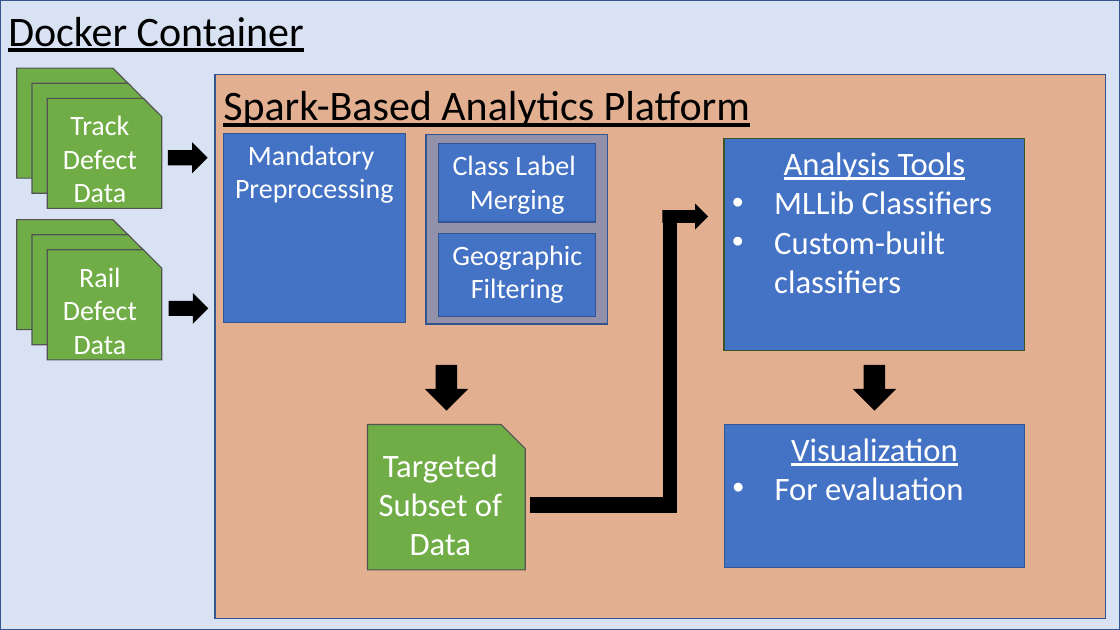
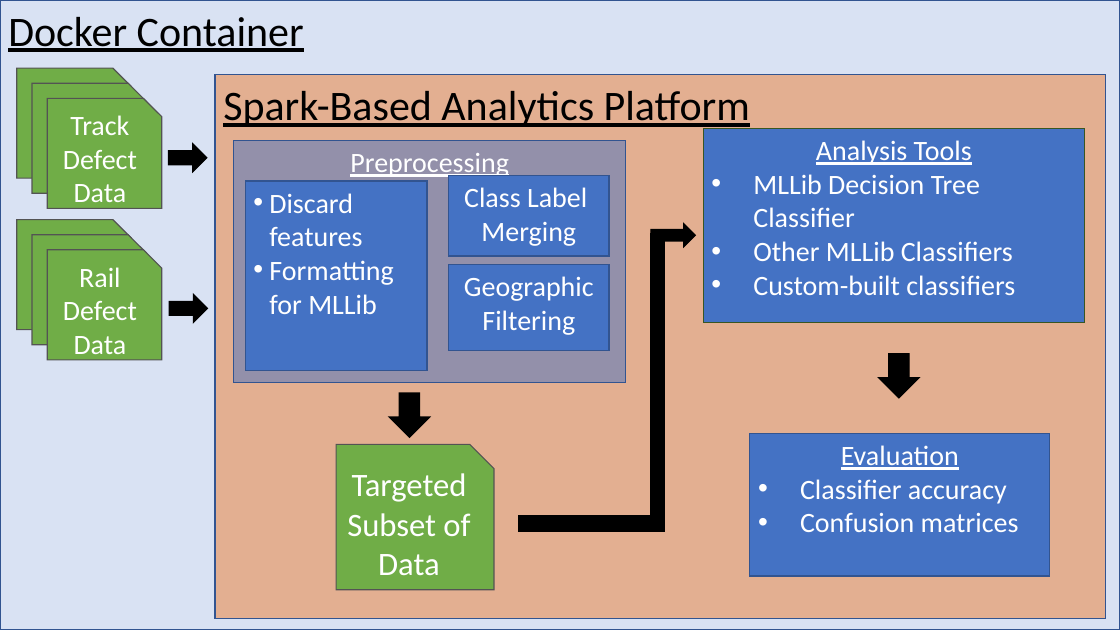
Before and after one commit to dchapp/rail_defect_analysis, a slide deck: slide 1 of extended_abstract/block_diagram.pptx. Drawn at 1120x630 pixels with LibreOffice and Linux fonts; fonts in the diff are those of the drawing. Boxes give left, top, right and bottom in pixels: in the first picture for what was removed or moved away, otherwise in the second. Text is boxed around its words. In the diff, an @@ line names an element or a change of style, - is before the commit and + after.

```diff
--- a/extended_abstract/block_diagram.pptx
+++ b/extended_abstract/block_diagram.pptx
@@ rectangle "Preprocessing": place and size @@
-rectangle "Preprocessing" at [223, 134, 406, 323]
+rectangle "Preprocessing" at [234, 140, 625, 382]
@@ rectangle "Preprocessing" at [234, 140, 625, 382]: fill #4472C4 to #4472C4 at 50% opacity @@
@@ rectangle removed at [426, 134, 608, 323] @@
@@ rectangle "Analysis Tools": place and size @@
-rectangle "Analysis Tools" at [724, 139, 1025, 351]
+rectangle "Analysis Tools" at [703, 129, 1085, 322]
@@ text in rectangle at [753, 140, 1015, 295]: size 28 to 24 pt in "Analysis Tools", "Custom-built classifiers" @@
@@ text in rectangle at [350, 153, 508, 179]: text changed @@
-Mandatory
-Preprocessing
+Preprocessing
@@ rectangle "Class Label Merging": place and size @@
-rectangle "Class Label Merging" at [439, 144, 596, 222]
+rectangle "Class Label Merging" at [449, 176, 609, 256]
@@ text in rectangle at [753, 174, 1013, 261]: text changed; size 28 to 24 pt @@
-• MLLib Classifiers
+• MLLib Decision Tree
+  Classifier
+• Other MLLib Classifiers
@@ rectangle added at [245, 181, 428, 371], fill #4472C4, outline #325491 1 pt, 24 pt, text #FFFFFF @@
+• Discard features
+• Formatting
+  for MLLib
@@ 2 rectangles, 1 right arrow: place and size @@
-2 rectangles, 1 right arrow at [530, 205, 707, 513]
+2 rectangles, 1 right arrow at [518, 223, 696, 531]
@@ rectangle "Geographic Filtering": place and size @@
-rectangle "Geographic Filtering" at [439, 234, 596, 317]
+rectangle "Geographic Filtering" at [449, 265, 609, 350]
@@ right arrow: place and size @@
-right arrow at [855, 365, 895, 410]
+right arrow at [879, 353, 920, 398]
@@ right arrow: place and size @@
-right arrow at [426, 365, 467, 410]
+right arrow at [389, 393, 430, 437]
@@ snip rect "Targeted Subset of Data": place and size @@
-snip rect "Targeted Subset of Data" at [368, 424, 526, 570]
+snip rect "Targeted Subset of Data" at [336, 444, 494, 590]
@@ rectangle "Evaluation": place and size @@
-rectangle "Evaluation" at [724, 424, 1024, 567]
+rectangle "Evaluation" at [750, 434, 1050, 576]
@@ text in rectangle at [800, 445, 1019, 532]: text changed; size 28 to 24 pt @@
-Visualization
-• For evaluation
+Evaluation
+• Classifier accuracy
+• Confusion matrices
```
Also in this commit, not shown: 4 other files.
